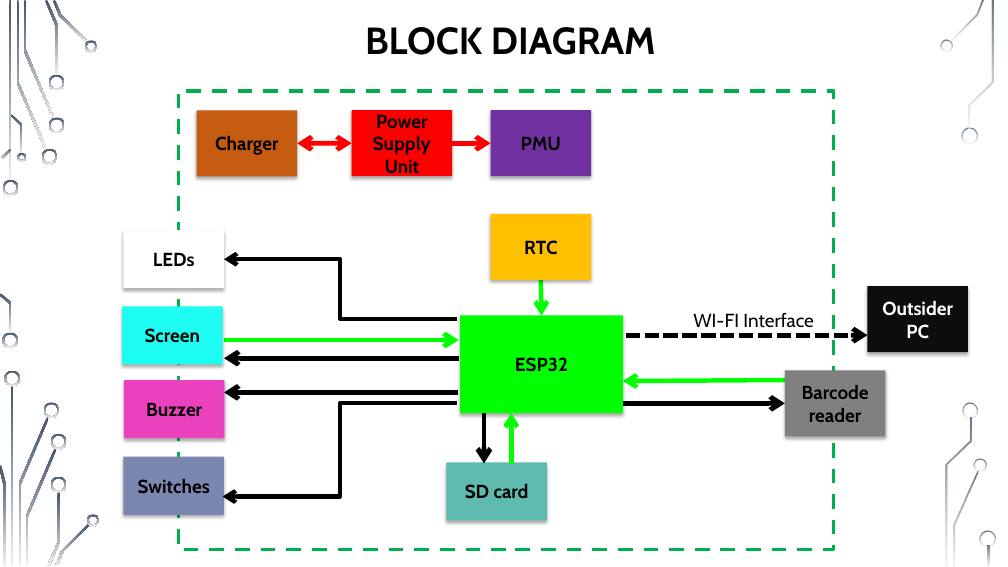
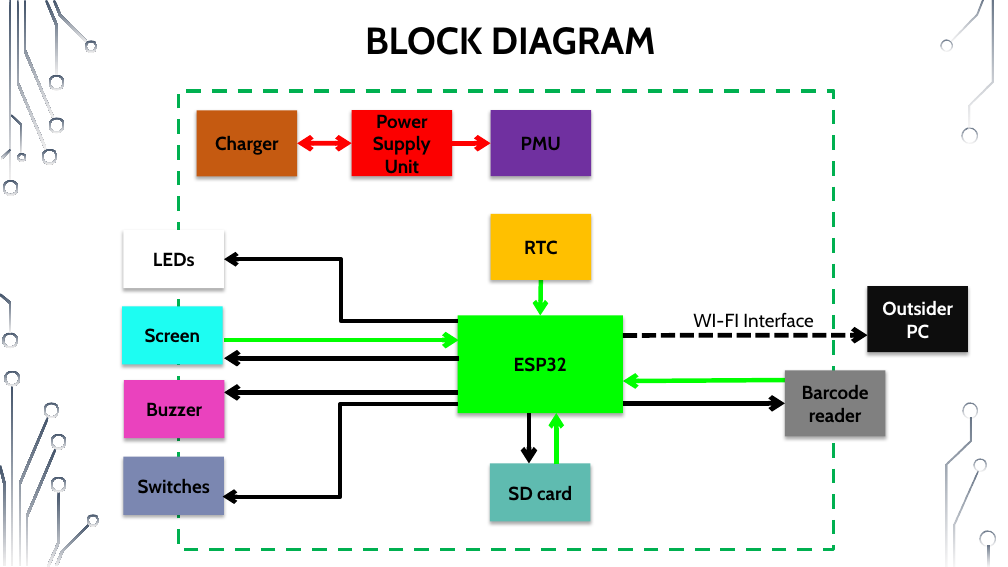
Before and after one commit to muhammad0bi/Technion_044167_E.E._project_A_IOT-Barcode_cheker, a slide deck: slide 7 of Presntations/Midterm presentation IOT Barcode checker 7681.pptx. Drawn at 1008x567 pixels with LibreOffice and Linux fonts; fonts in the diff are those of the drawing; background and template pictures are left out. Boxes give left, top, right and bottom in pixels: in the first picture for what was removed or moved away, otherwise in the second. Text is boxed around its words. In the diff, an @@ line names an element or a change of style, - is before the commit and + after.

Commit message:
Layout images update

```diff
--- a/Presntations/Midterm presentation IOT Barcode checker 7681.pptx
+++ b/Presntations/Midterm presentation IOT Barcode checker 7681.pptx
@@ elbow arrow (458, 321) - (224, 259): route changed @@
@@ rectangle "ESP32" resized from (x1=461, y1=315, x2=623, y2=413) to (x1=457, y1=315, x2=623, y2=413) @@
@@ arrow moved from (626, 335) - (867, 335) to (623, 336) - (867, 335) @@
@@ elbow arrow (458, 404) - (222, 497): route changed @@
@@ 2 arrows, 1 rectangle moved together from (x1=447, y1=413, x2=547, y2=521) to (x1=490, y1=413, x2=591, y2=522) @@
```
Also in this commit, not shown: 2 other slides changed.
